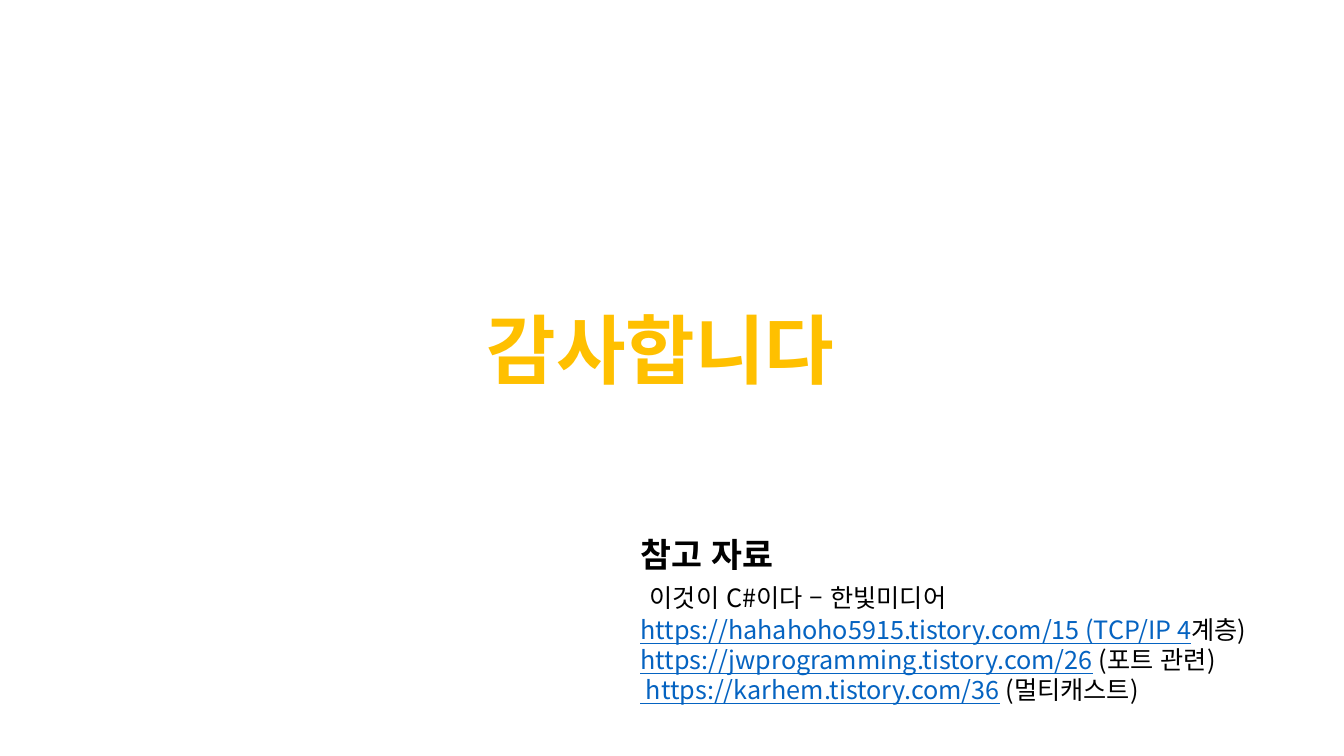
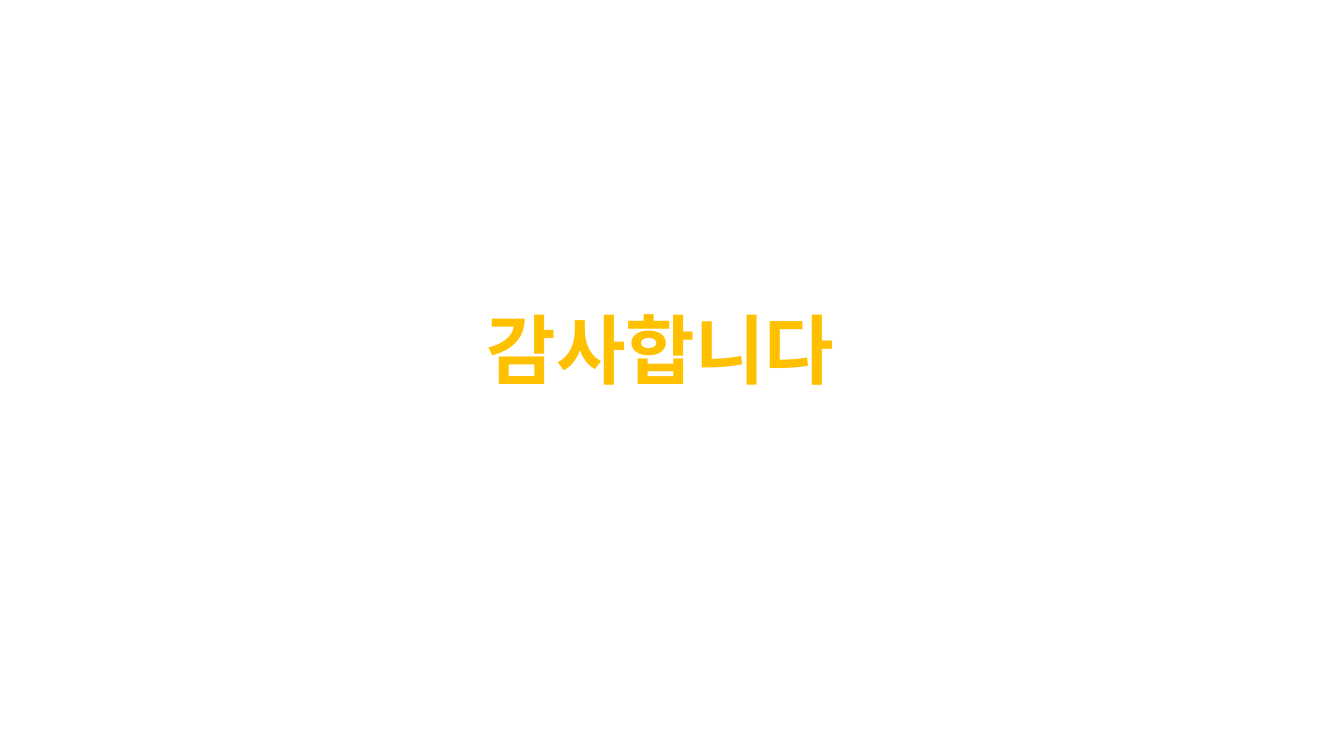
Before and after one commit to WooyongLee/TestApp-CsharpWpf, a slide deck: slide 9 of MiscControl/Miscellaneous Control 발표준비_이우용.pptx (slide 8 before the commit). Drawn at 1344x756 pixels with LibreOffice and Linux fonts; fonts in the diff are those of the drawing. Boxes give left, top, right and bottom in pixels: in the first picture for what was removed or moved away, otherwise in the second. Text is boxed around its words. In the diff, an @@ line names an element or a change of style, - is before the commit and + after.

Commit message:
발표준비자료 수정-최종본

```diff
--- a/MiscControl/Miscellaneous Control 발표준비_이우용.pptx
+++ b/MiscControl/Miscellaneous Control 발표준비_이우용.pptx
@@ text removed at (640, 538, 1246, 705) @@
-참고 자료
-이것이 C#이다 – 한빛미디어
-https://hahahoho5915.tistory.com/15 (TCP/IP 4계층)
-https://jwprogramming.tistory.com/26 (포트 관련)
-https://karhem.tistory.com/36 (멀티캐스트)
```
Also in this commit, not shown: 2 other slides changed, 6 slides added, 4 slides removed.
